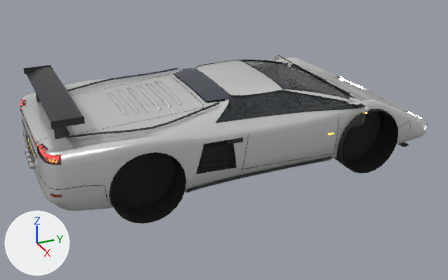
An edit to the glTF model assets/vehicles/stiletto.glb, drawn before and after from the same camera.
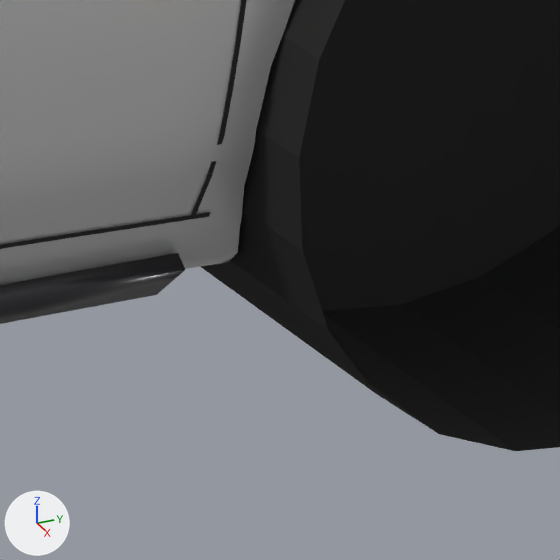
Old and new are each drawn whole from a 50 mm lens placed at (6.36, -2.94, 3.42), pointed at (0.06, -0.1, 0.27) and again close up on the part from 71% to 81% of the width and 48% to 65% of the height. Lighting does not change. The marker at lower left points along +X, +Y and +Z. The older version's two pictures come first. Vertices at exactly the same position are counted once.

The first close-up shows 'stiletto'.
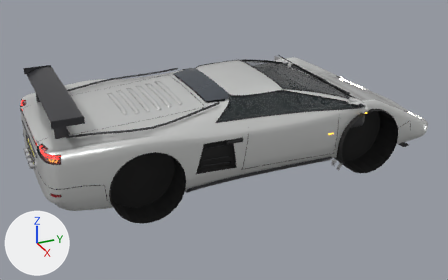
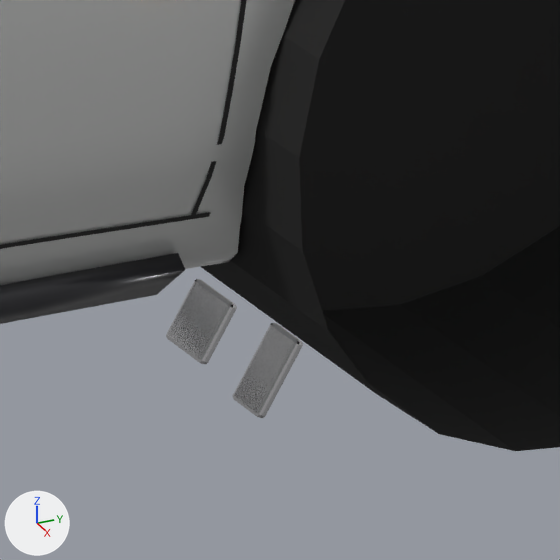
Where the change shows, as pixel boxes (x1, y1, x2, y2) in the close-ups (560 x 560 px):
part 1 of me_stiletto, added
    after: (233, 323, 303, 418)
part 2 of me_stiletto, added
    after: (166, 279, 237, 364)

What the commit changed:
me_stiletto is used by ob_stiletto; location (0.0, 0.0, 0.0).
me_stiletto had 22173 vertices, 41984 faces and spanned x -1.1..1.1, y -2.41..2.42, z -0.04..1.2.
me_stiletto now has 22515 vertices, 42636 faces and spans x -1.1..1.1, y -2.41..2.42, z -0.2..1.2.
me_stiletto part 1: a new loose piece of 56 vertices spanning x 0.52..0.58, y 1.25..1.3, z -0.2..-0.11, in mat_chrome (white #e7e7ea).
me_stiletto part 2: a new loose piece of 56 vertices spanning x 0.38..0.46, y 1.26..1.3, z -0.19..-0.12, in mat_chrome (white #e7e7ea).
Other edits to the shape of me_stiletto do not show in these pictures.
